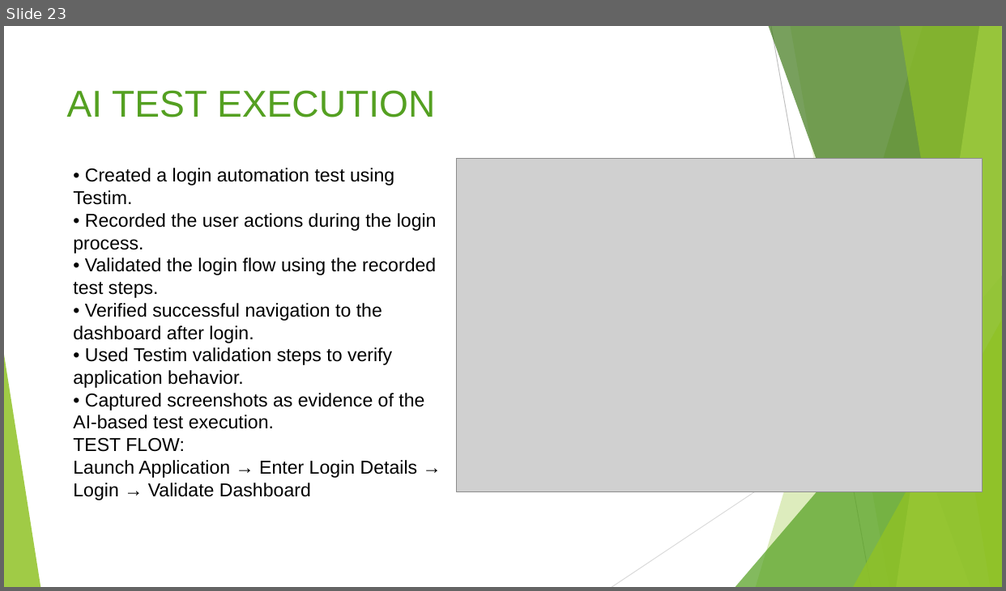
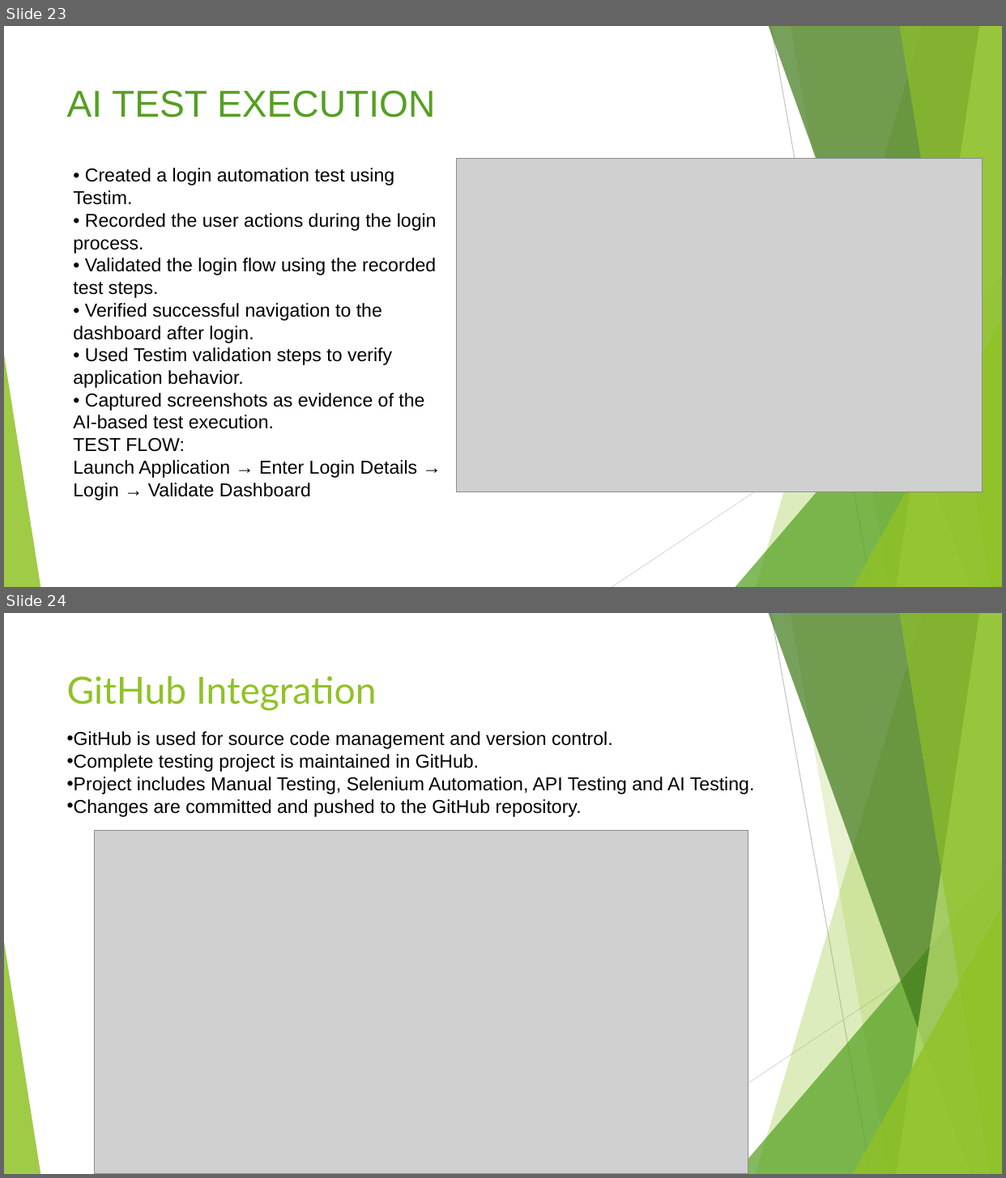
Before and after one commit to Dipali-dp/EcommerceTestingProject, a slide deck: Project_Presentation.pptx. Shown one above the other, each under a label of ours: slide 23 before the commit, slides 23 and 24 after it. The pictures are 1006x591 and 1006x1178 pixels, drawn with LibreOffice and Linux fonts; fonts in the diff are those of the drawing; grey boxes stand for pictures. Boxes give left, top, right and bottom in pixels: in the first picture for what was removed or moved away, otherwise in the second. Text is boxed around its words. In the diff, an @@ line names an element or a change of style, - is before the commit and + after.

Commit message:
Update project presentation

```diff
--- a/Project_Presentation.pptx
+++ b/Project_Presentation.pptx
@@ slide 24 added at box(4, 613, 1002, 1174), background #FFFFFF; not listed: 10 template elements that a slide beside it also shows @@
@@ title added at box(67, 676, 376, 711), 36 pt, text #90C226 @@
+GitHub Integration
@@ text added at box(67, 731, 755, 817), 18 pt, text #000000 @@
+• GitHub is used for source code management and version control.
+• Complete testing project is maintained in GitHub.
+• Project includes Manual Testing, Selenium Automation, API Testing and AI Testing.
+• Changes are committed and pushed to the GitHub repository.
@@ picture added at box(95, 831, 748, 1174) @@
```
Also in this commit, not shown: 3 slides changed, 5 other slides added.
